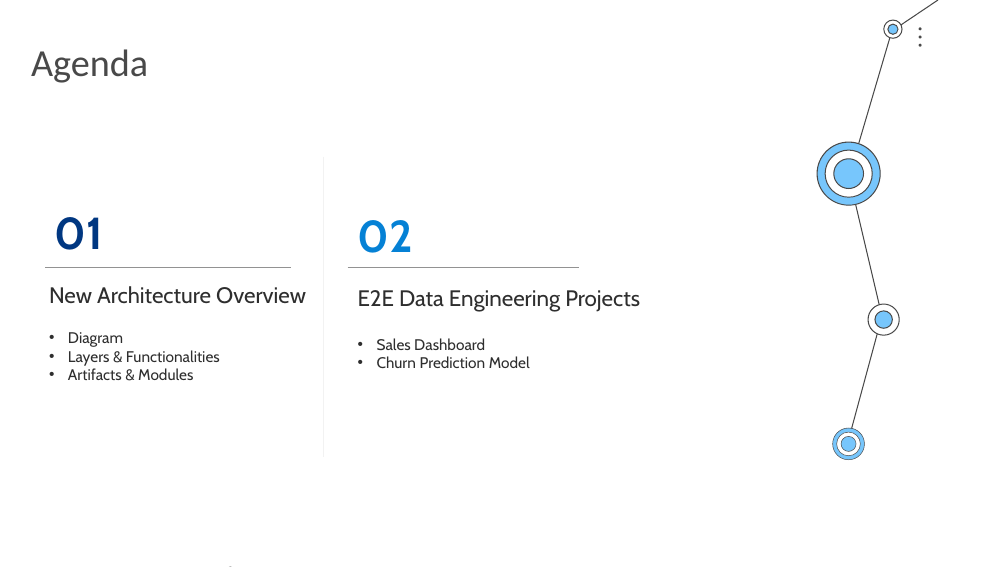
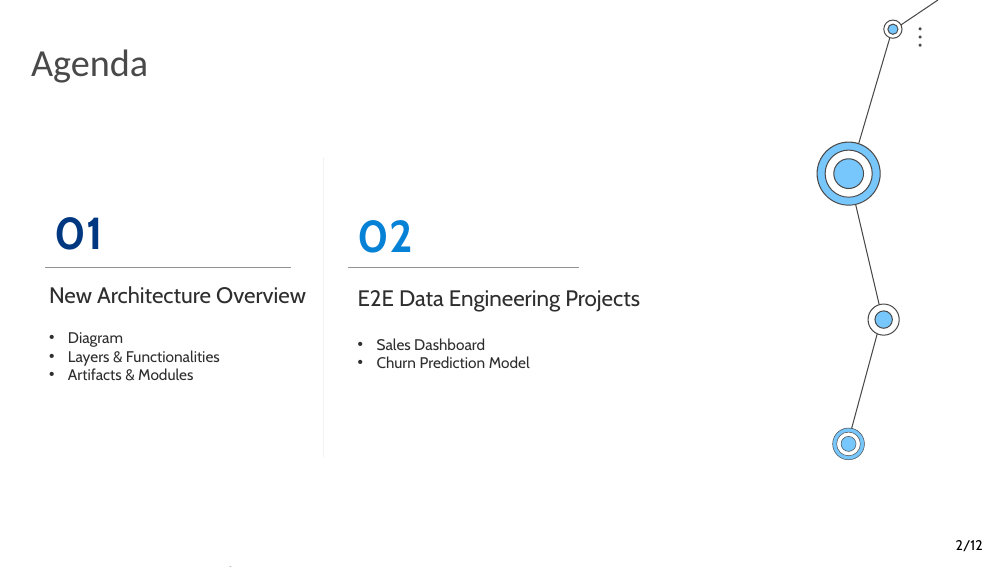
Before and after one commit to Nesk95/Allianz_BusinessCase, a slide deck: slide 2 of Allianz Business Case - Presentation.pptx. Drawn at 1008x567 pixels with LibreOffice and Linux fonts; fonts in the diff are those of the drawing. Boxes give left, top, right and bottom in pixels: in the first picture for what was removed or moved away, otherwise in the second. Text is boxed around its words. In the diff, an @@ line names an element or a change of style, - is before the commit and + after.

```diff
--- a/Allianz Business Case - Presentation.pptx
+++ b/Allianz Business Case - Presentation.pptx
@@ text added at bbox=[956, 540, 983, 551], 10 pt, text #000000 @@
+2/12
```
Also in this commit, not shown: 6 other slides changed.
